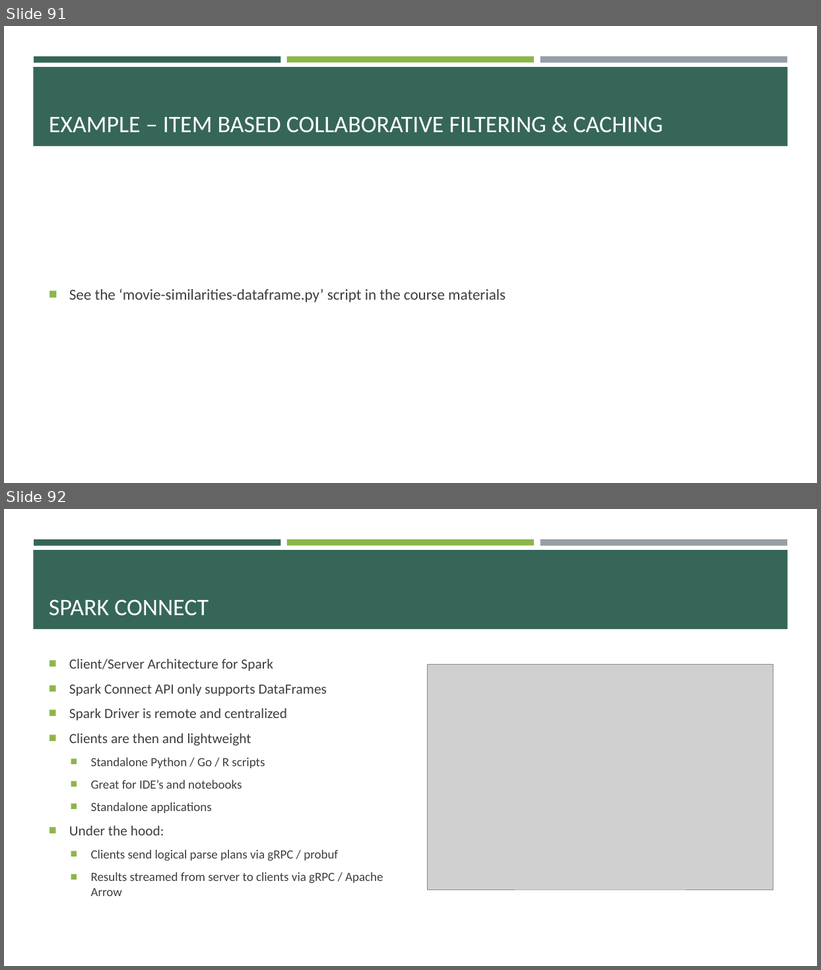
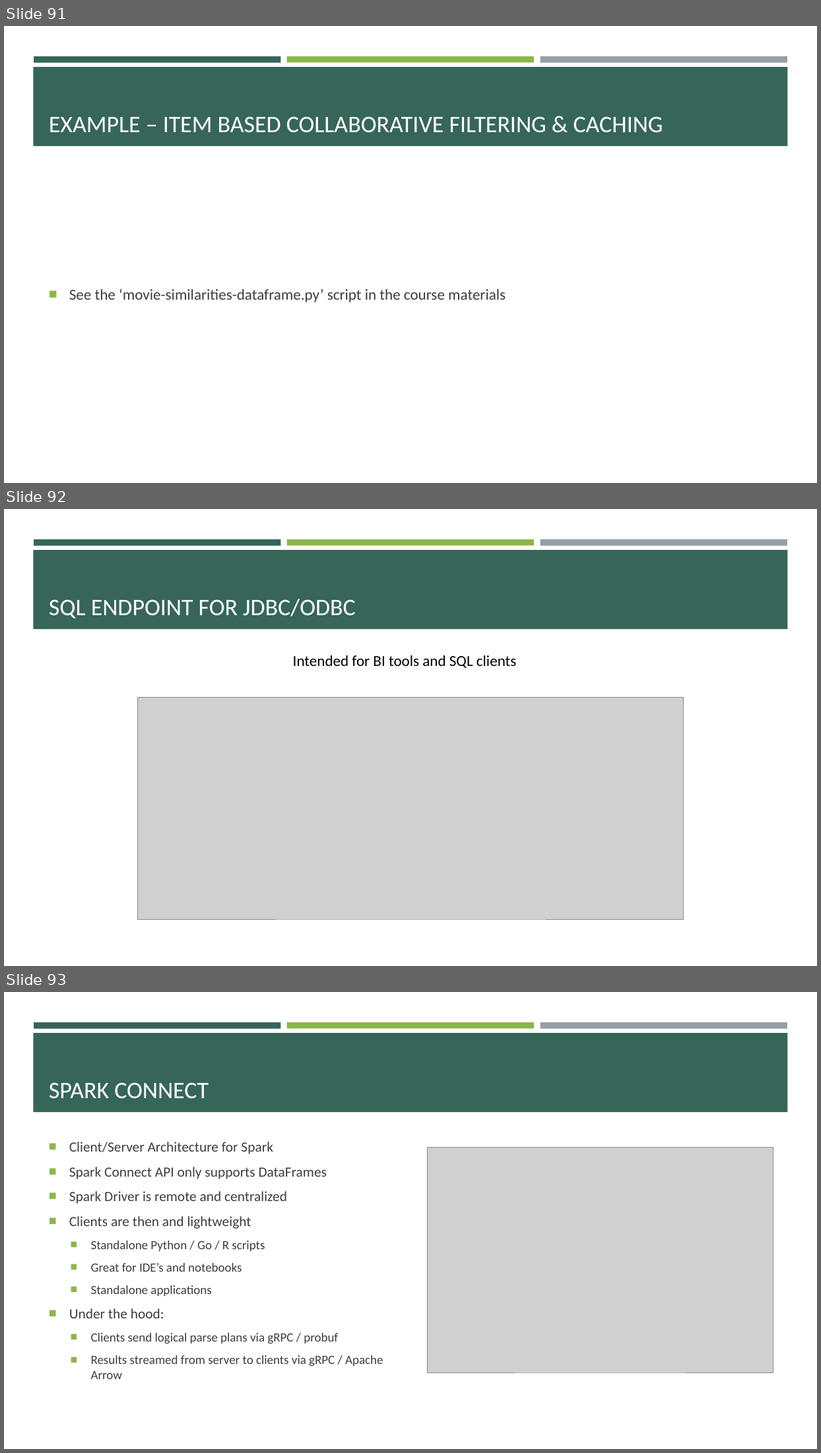
Before and after one commit to e-m-wilson/data_engineering, a slide deck: spark/Spark.pptx. Shown one above the other, each under a label of ours: slides 91 and 92 before the commit, slides 91, 92 and 93 after it. The pictures are 821x970 and 821x1453 pixels, drawn with LibreOffice and Linux fonts; fonts in the diff are those of the drawing; grey boxes stand for pictures. Boxes give left, top, right and bottom in pixels: in the first picture for what was removed or moved away, otherwise in the second. Text is boxed around its words. In the diff, an @@ line names an element or a change of style, - is before the commit and + after.

```diff
--- a/spark/Spark.pptx
+++ b/spark/Spark.pptx
@@ slide 92 added at bbox=[4, 509, 817, 966], background #FFFFFF; not listed: 4 template elements that a slide beside it also shows @@
@@ title added at bbox=[49, 599, 356, 619], 28 pt, text #FFFFFF @@
+SQL ENDPOINT FOR JDBC/ODBC
@@ text added at bbox=[293, 656, 516, 668], 18 pt, text #000000 @@
+Intended for BI tools and SQL clients
@@ picture added at bbox=[137, 698, 683, 920] @@
@@ what was slide 92 is now slide 93 @@
```
Also in this commit, not shown: 3 slides changed, 1 other slide added, 1 slide removed, 1 other file.
